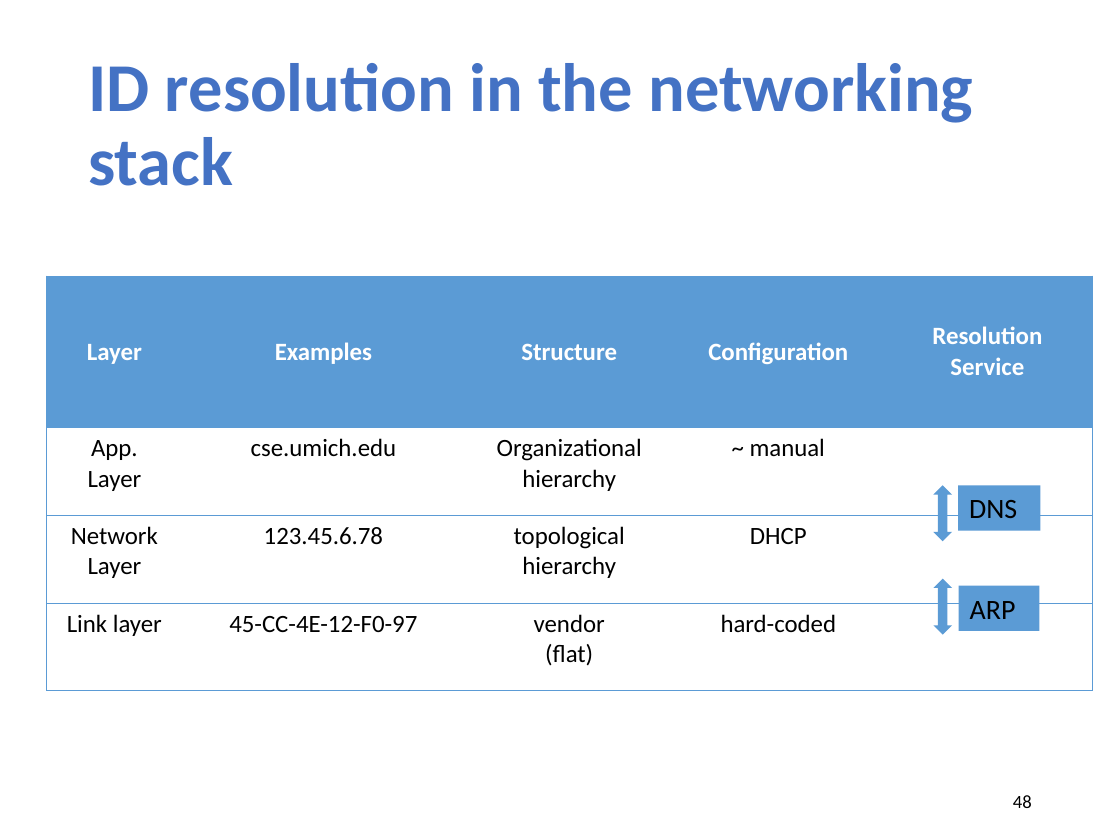
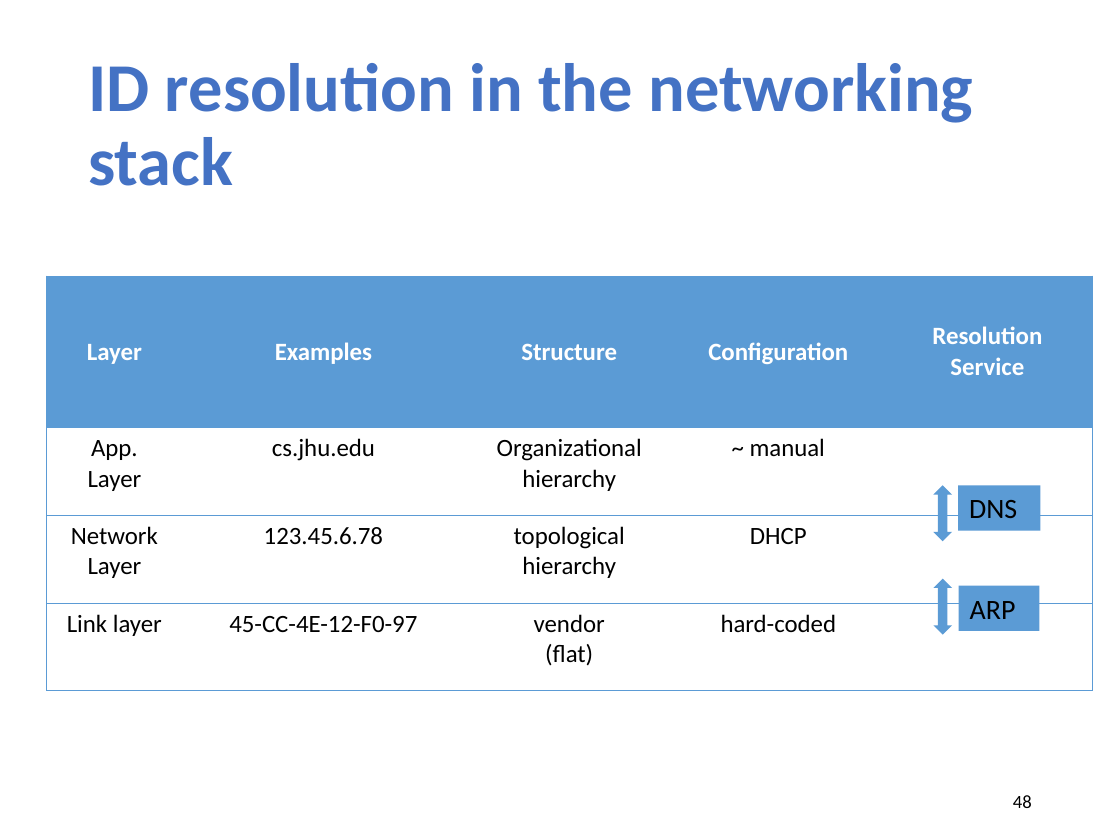
Before and after one commit to xinjin/course-net, a slide deck: slide 48 of slides/lec18_LAN.pptx. Drawn at 1120x840 pixels with LibreOffice and Linux fonts; fonts in the diff are those of the drawing. Boxes give left, top, right and bottom in pixels: in the first picture for what was removed or moved away, otherwise in the second. Text is boxed around its words. In the diff, an @@ line names an element or a change of style, - is before the commit and + after.

```diff
--- a/slides/lec18_LAN.pptx
+++ b/slides/lec18_LAN.pptx
@@ table at (47,276,1093,690) @@
-row 2, column 2: cse.umich.edu
+row 2, column 2: cs.jhu.edu
```
Also in this commit, not shown: 5 other files.
